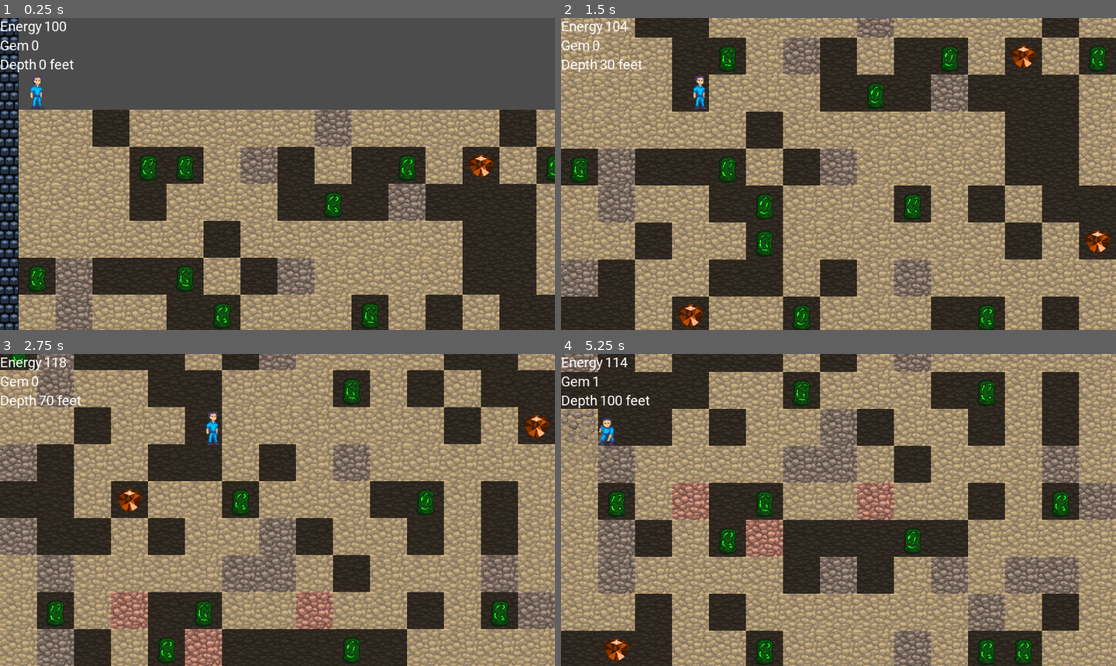
Above: before the commit, frames 1-4 (two rows, left to right).
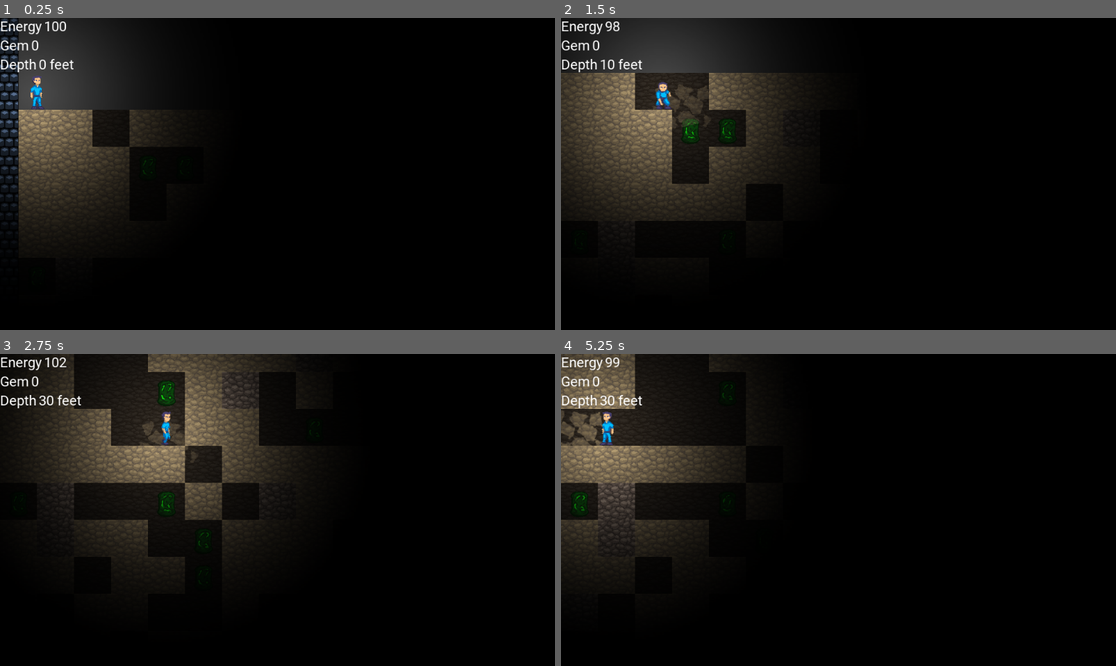
Above: after the commit, the same moments.

Repository: jusw85/ld48-godot
Game: Godot game, scene res://main.tscn
Same seed, same stepped clock (60 frames per second), same inputs: the game is played once before the commit and once after it. Sound files missing from this copy of the repository are replaced by a short silence.
Inputs:
- Up to frame 1 (0.25 s): no input
- Up to frame 2 (1.5 s): hold Right (ui_right) 0.53-1.28 s; hold Down (ui_down) from 1.28 s (still down)
- Up to frame 3 (2.75 s): release Down (ui_down) at 2.03 s; hold Right (ui_right) from 2.03 s (still down)
- Up to frame 4 (5.25 s): release Right (ui_right) at 2.78 s; hold Up (ui_up) 2.78-3.53 s; hold Left (ui_left) 3.53-5.03 s; hold Down (ui_down) from 5.03 s (still down)

The runs differ from the first frame. In frame 1, 96% of the frame differs, in the area x 0-100%, y 0-100%; in frame 2, 94%; in frame 3, 94%; in frame 4, 96%.

Commit message:
Modify punch strength and move speed

Diff:
--- a/level/level.gd
+++ b/level/level.gd
@@ -61,7 +61,7 @@
 # gen_depth normalized: 1,2,3,4
 # gem / fuel / emptytiles / stone
 func _create_map():
-	var total_tiles = gen_range * 15
+#	var total_tiles = gen_range * 15
 	for y in range(gen_bottom, gen_bottom + gen_range):
 		for x in range(0, 15):
 			var p = randf()
--- a/main.tscn
+++ b/main.tscn
@@ -20,10 +20,9 @@
 [node name="Player" parent="." instance=ExtResource( 2 )]
 position = Vector2( 32, 32 )
 z_index = 1
+walk_speed = 300.0
 start_fuel = 100
-
-[node name="Mask" parent="Player" index="3"]
-visible = false
+punch_strength = [ 1, 2, 3, 5 ]
 
 [node name="Bgm" type="AudioStreamPlayer" parent="."]
 stream = ExtResource( 3 )
